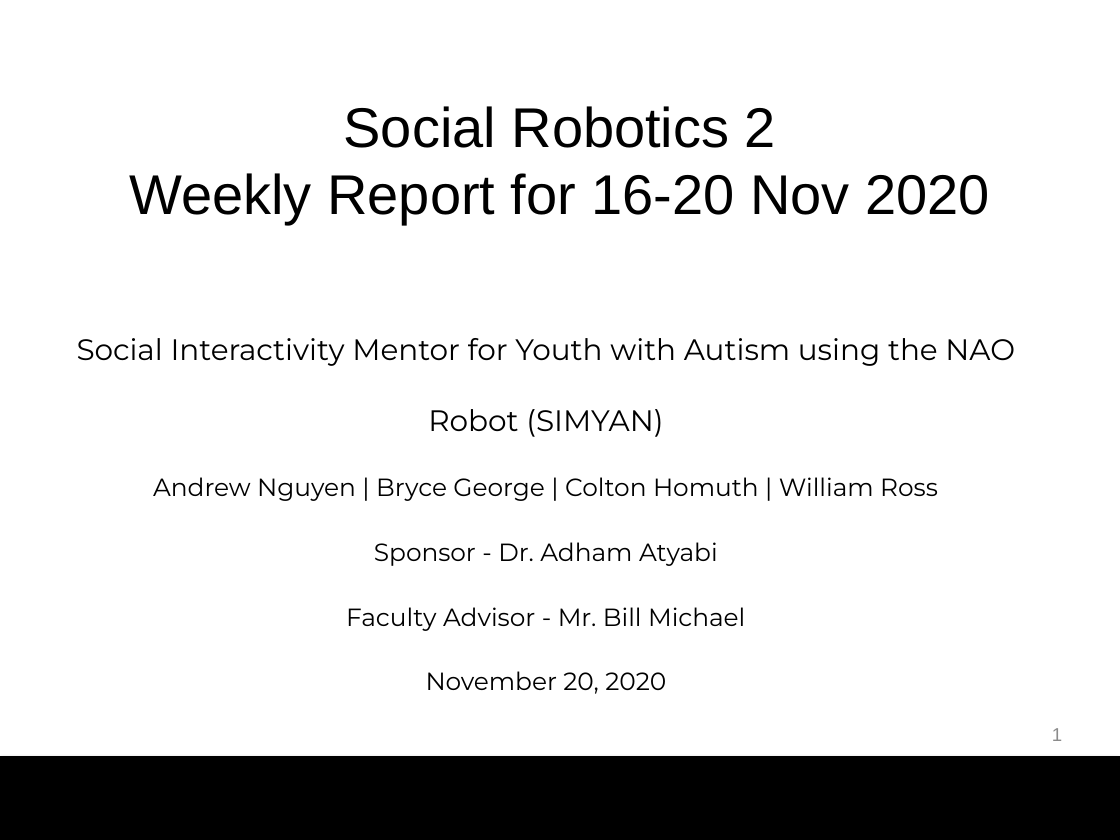
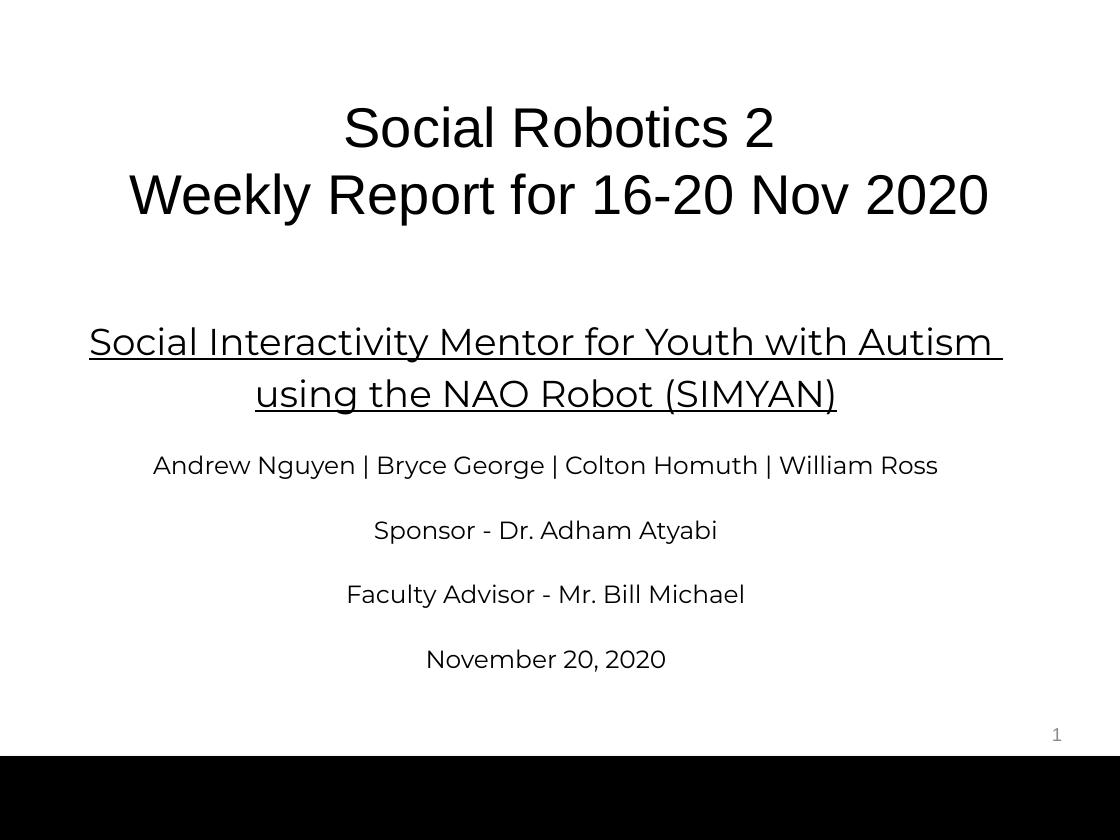
Before and after one commit to bg719/UCCS-Social-Robotics, a slide deck: slide 1 of docs/WeeklyUpdates/WeeklyUpdate_Nov16-20.pptx. Drawn at 1120x840 pixels with LibreOffice and Linux fonts; fonts in the diff are those of the drawing; background and template pictures are left out. Boxes give left, top, right and bottom in pixels: in the first picture for what was removed or moved away, otherwise in the second. Text is boxed around its words. In the diff, an @@ line names an element or a change of style, - is before the commit and + after.

```diff
--- a/docs/WeeklyUpdates/WeeklyUpdate_Nov16-20.pptx
+++ b/docs/WeeklyUpdates/WeeklyUpdate_Nov16-20.pptx
@@ text at (x1=89, y1=327, x2=993, y2=415): text changed; size 19 to 24 pt @@
-Social Interactivity Mentor for Youth with Autism using the NAO Robot (SIMYAN)
+Social Interactivity Mentor for Youth with Autism
+using the NAO Robot (SIMYAN)
```
Also in this commit, not shown: 2 other slides changed.
